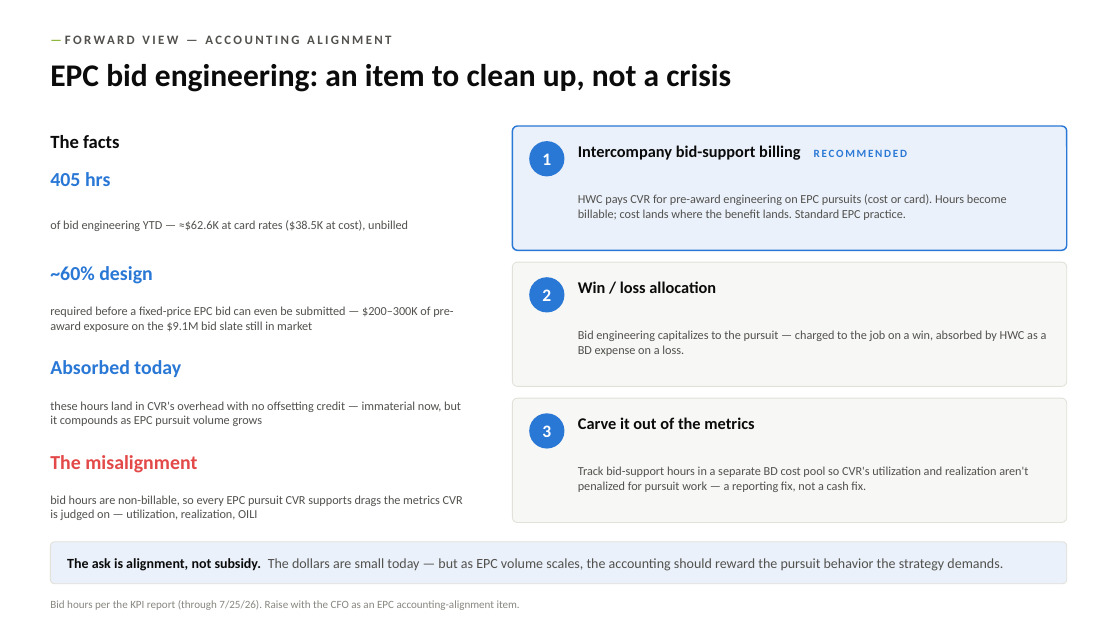
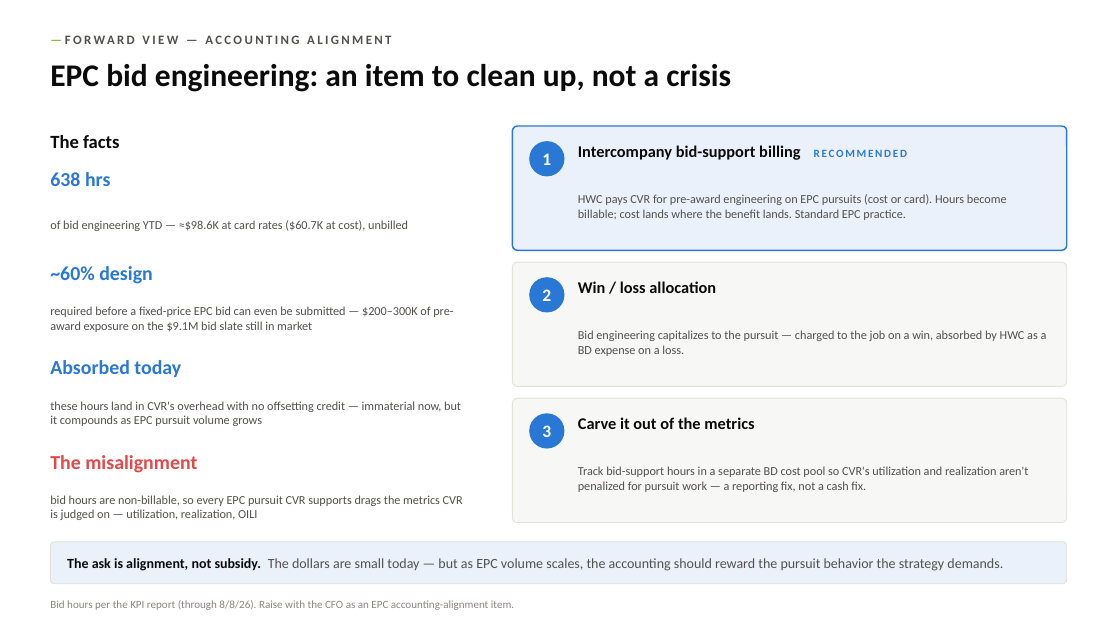
Before and after one commit to codlingjim-debug/CVR---Financial, a slide deck: slide 23 of reports/CVR_Deck_Jun2026.pptx (slide 22 before the commit). Drawn at 1120x630 pixels with LibreOffice and Linux fonts; fonts in the diff are those of the drawing. Boxes give left, top, right and bottom in pixels: in the first picture for what was removed or moved away, otherwise in the second. Text is boxed around its words. In the diff, an @@ line names an element or a change of style, - is before the commit and + after.

```diff
--- a/reports/CVR_Deck_Jun2026.pptx
+++ b/reports/CVR_Deck_Jun2026.pptx
@@ text at box(50, 172, 110, 186): text changed @@
-405 hrs
+638 hrs
@@ text at box(50, 220, 408, 231): text changed @@
-of bid engineering YTD — ≈$62.6K at card rates ($38.5K at cost), unbilled
+of bid engineering YTD — ≈$98.6K at card rates ($60.7K at cost), unbilled
@@ text at box(50, 600, 514, 610): text changed @@
-Bid hours per the KPI report (through 7/25/26). Raise with the CFO as an EPC accounting-alignment item.
+Bid hours per the KPI report (through 8/8/26). Raise with the CFO as an EPC accounting-alignment item.
```
Also in this commit, not shown: 8 other slides changed, 1 slide added, 7 other files.
